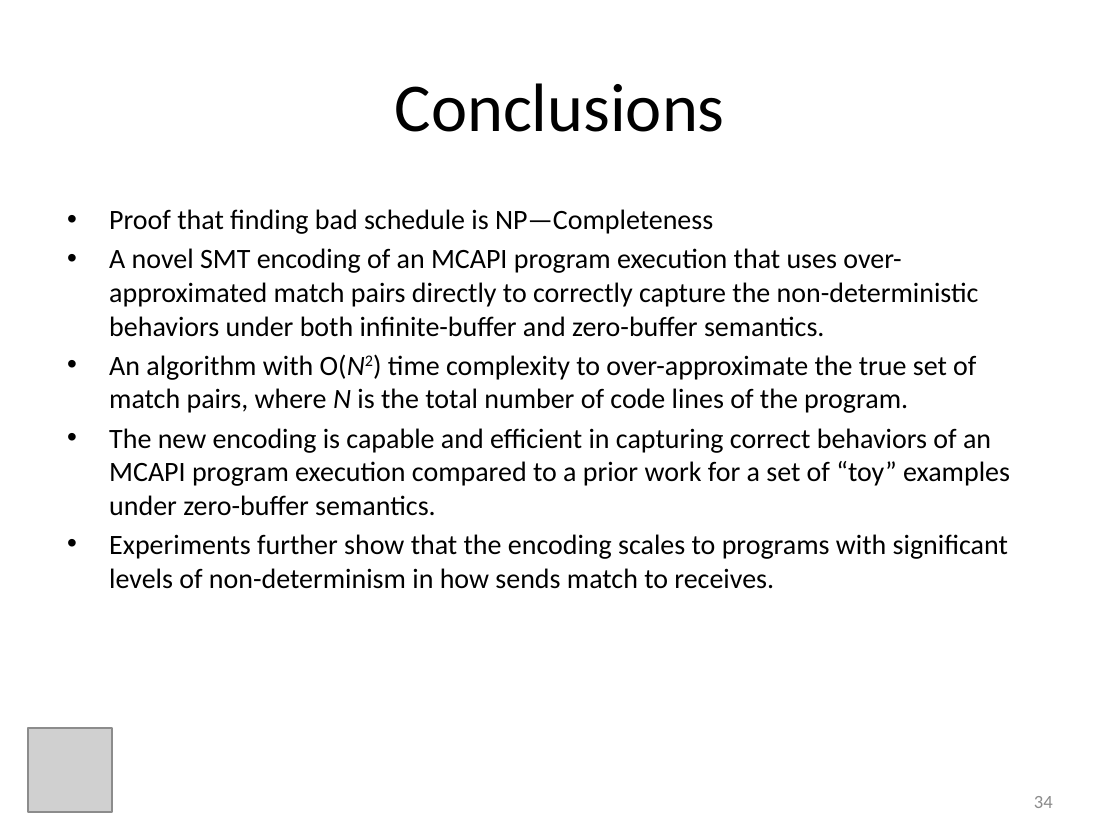
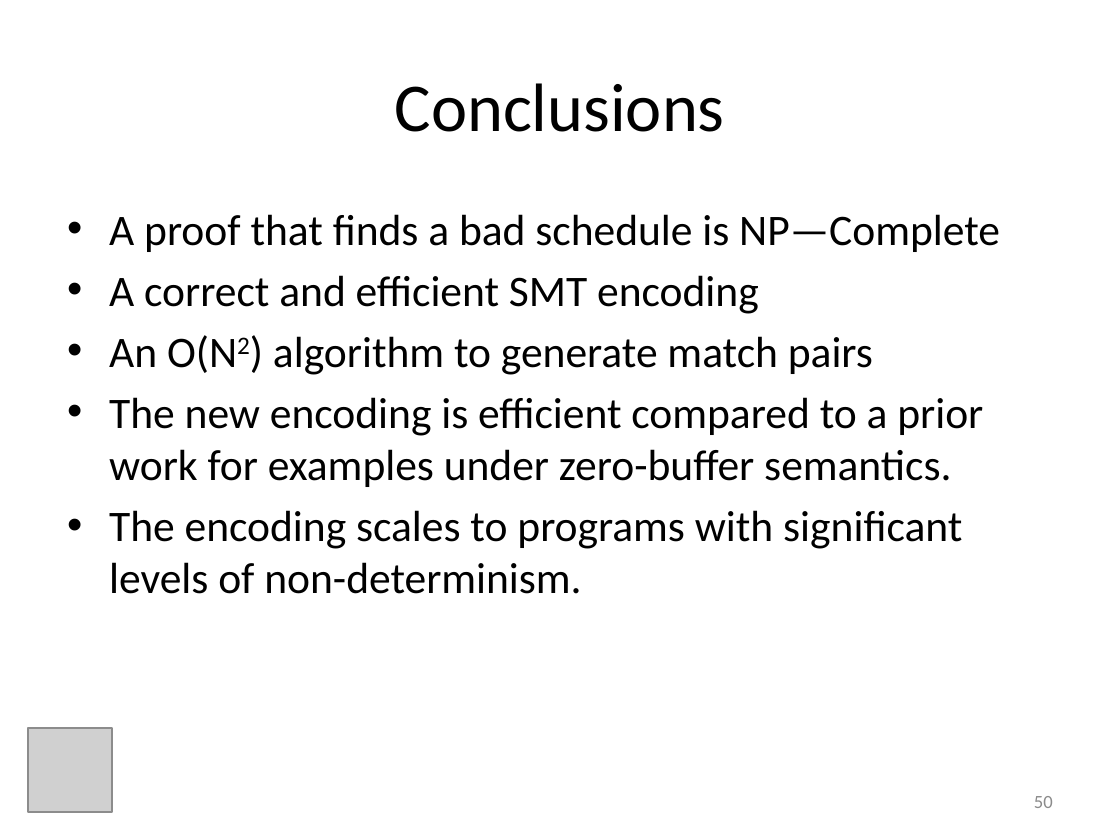
Before and after one commit to ericmercer/MP-trace-language, a slide deck: slide 50 of presentations/ASE2013.pptx (slide 34 before the commit). Drawn at 1120x840 pixels with LibreOffice and Linux fonts; fonts in the diff are those of the drawing; grey boxes stand for pictures. Boxes give left, top, right and bottom in pixels: in the first picture for what was removed or moved away, otherwise in the second. Text is boxed around its words. In the diff, an @@ line names an element or a change of style, - is before the commit and + after.

Commit message:
revised slides

```diff
--- a/presentations/ASE2013.pptx
+++ b/presentations/ASE2013.pptx
@@ text at (109,214,1000,594): text changed; size 18 to 28 pt @@
-• Proof that finding bad schedule is NP—Completeness
-• A novel SMT encoding of an MCAPI program execution that uses over-approximated match pairs directly to correctly capture the non-deterministic behaviors under both infinite-buffer and zero-buffer semantics.
-• An algorithm with O(N2) time complexity to over-approximate the true set of match pairs, where N is the total number of code lines of the program.
-• The new encoding is capable and efficient in capturing correct behaviors of an MCAPI program execution compared to a prior work for a set of “toy” examples under zero-buffer semantics.
-• Experiments further show that the encoding scales to programs with significant levels of non-determinism in how sends match to receives.
+• A proof that finds a bad schedule is NP—Complete
+• A correct and efficient SMT encoding
+• An O(N2) algorithm to generate match pairs
+• The new encoding is efficient compared to a prior work for examples under zero-buffer semantics.
+• The encoding scales to programs with significant levels of non-determinism.
@@ page number at (1034,796,1053,808): text changed @@
-34
+50
```
Also in this commit, not shown: 28 other slides changed, 17 slides added, 1 slide removed.
